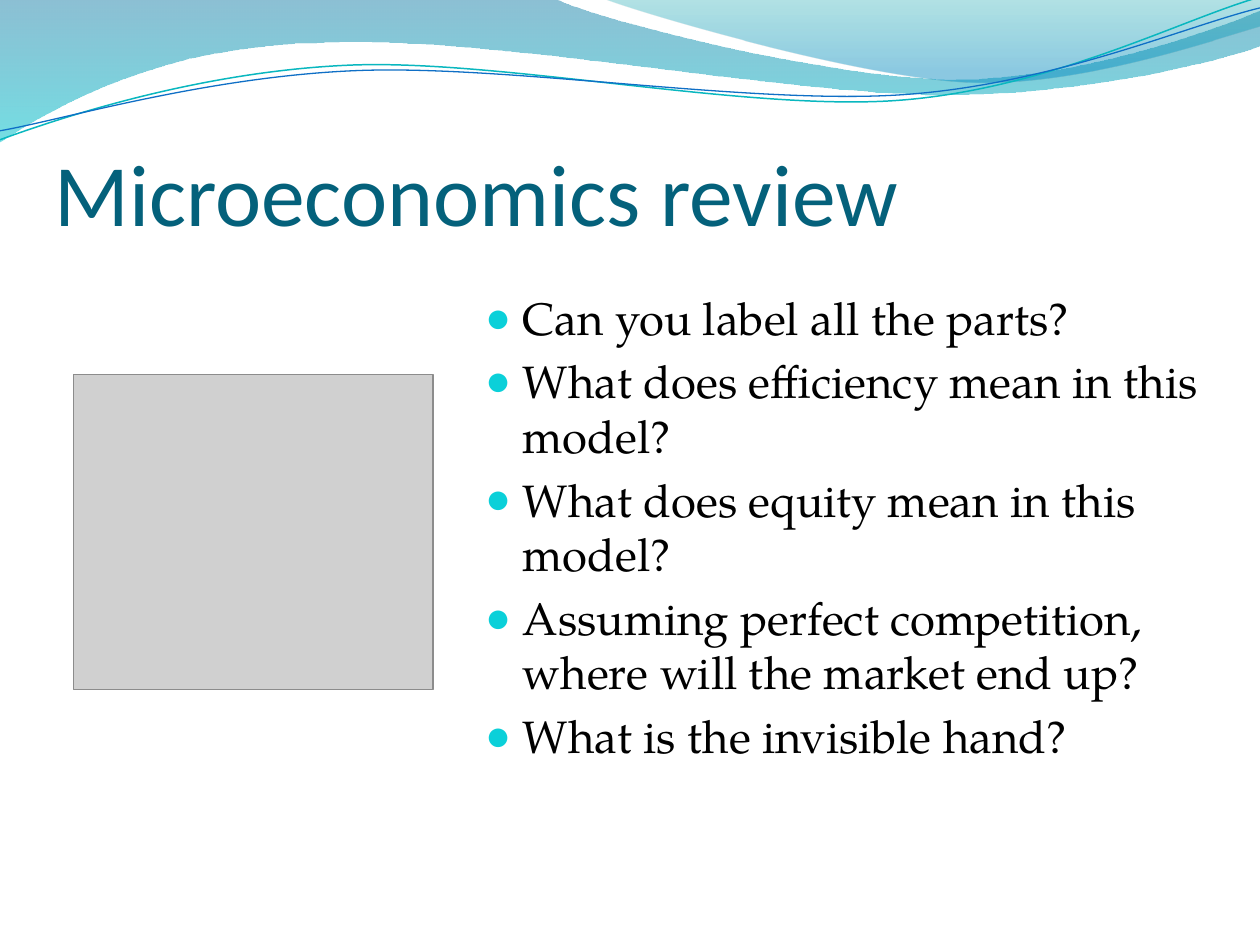
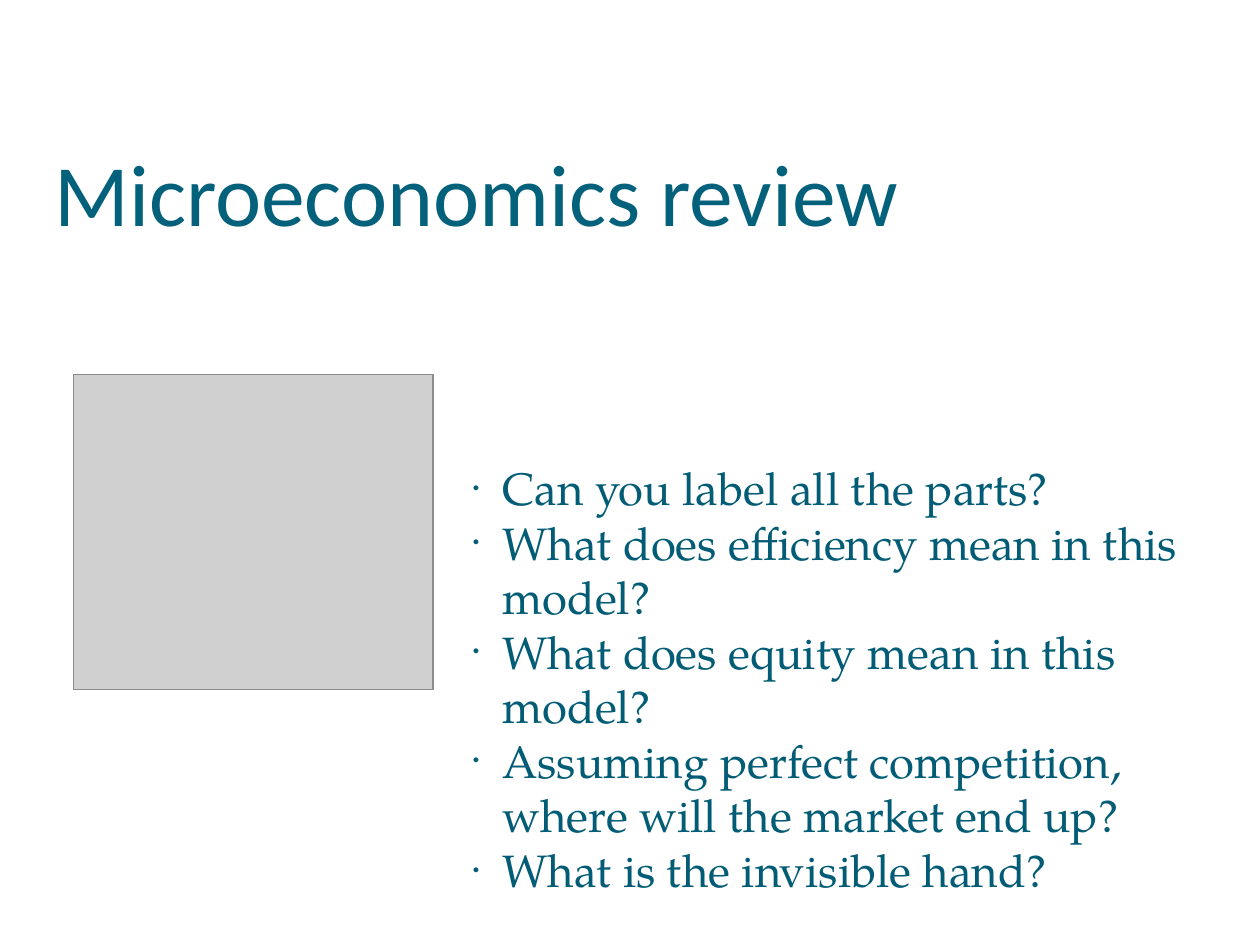
Before and after one commit to muff1nman/ClassNotes, a slide deck: slide 18 of Econ/PPT/S13_Lectures_1&2.pptx. Drawn at 1260x945 pixels with LibreOffice and Linux fonts; fonts in the diff are those of the drawing; grey boxes stand for pictures; background and template pictures are left out. Boxes give left, top, right and bottom in pixels: in the first picture for what was removed or moved away, otherwise in the second. Text is boxed around its words. In the diff, an @@ line names an element or a change of style, - is before the commit and + after.

```diff
--- a/Econ/PPT/S13_Lectures_1&2.pptx
+++ b/Econ/PPT/S13_Lectures_1&2.pptx
@@ freeform shape removed at bbox=[0, 0, 1260, 142] @@
@@ freeform shape removed at bbox=[0, 0, 1260, 147] @@
@@ freeform shape removed at bbox=[0, 8, 1260, 141] @@
@@ freeform shape removed at bbox=[604, 0, 1260, 87] @@
@@ text "Can you label all the ..." at bbox=[502, 472, 1177, 888]: text colour #000000 to #035C75; indent changed; less space between paragraphs; vertical alignment top to bottom @@
```
Also in this commit, not shown: 23 other slides changed, 11 other files.
